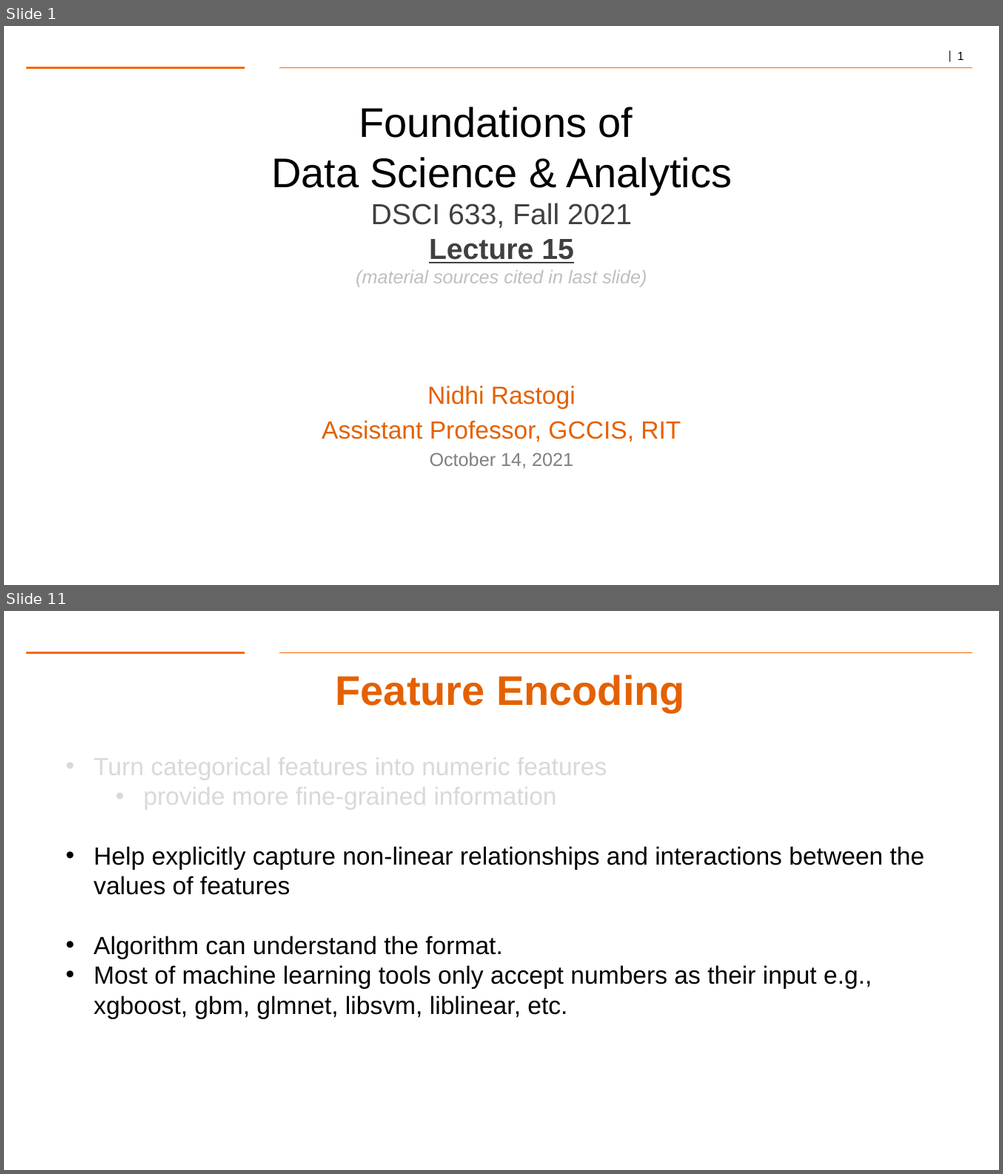
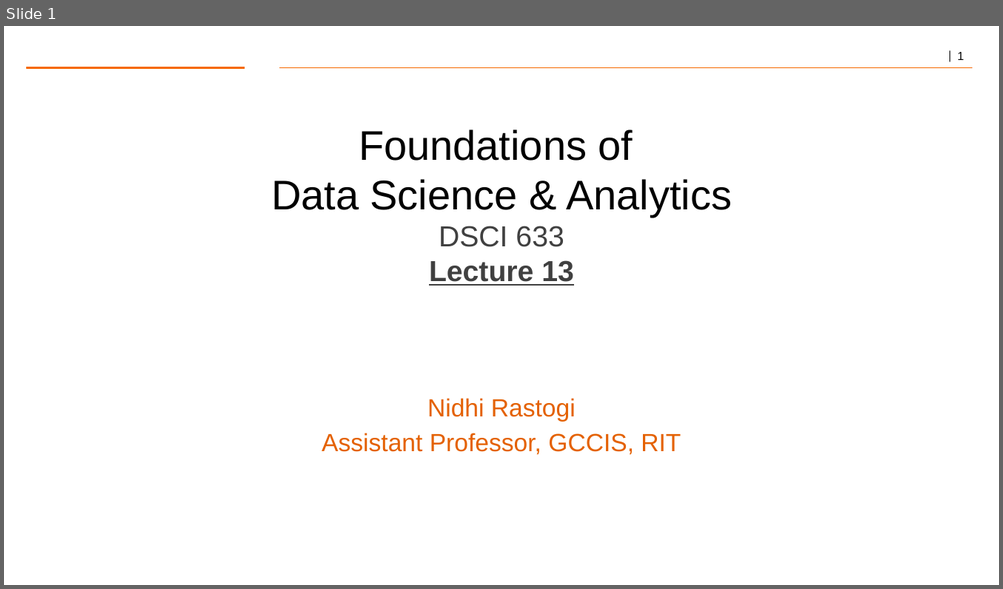
Before and after one commit to gk5951/RIT-DSCI-633-FDS, a slide deck: Syllabus/Lecture13/Lec13.pptx. Shown one above the other, each under a label of ours: slides 1 and 11 before the commit, slide 1 after it; the slides between them are not shown. The pictures are 1003x1174 and 1003x589 pixels, drawn with LibreOffice and Linux fonts; fonts in the diff are those of the drawing; background and template pictures are left out. Boxes give left, top, right and bottom in pixels: in the first picture for what was removed or moved away, otherwise in the second. Text is boxed around its words. In the diff, an @@ line names an element or a change of style, - is before the commit and + after.

```diff
--- a/Syllabus/Lecture13/Lec13.pptx
+++ b/Syllabus/Lecture13/Lec13.pptx
@@ slide 11 removed at (4, 611, 999, 1170), background #FFFFFF; not listed: 2 template elements that a slide beside it also shows @@
@@ title removed at (336, 675, 685, 712) @@
-Feature Encoding
@@ text removed at (94, 753, 925, 1019) @@
-• Turn categorical features into numeric features
-  • provide more fine-grained information
-• Help explicitly capture non-linear relationships and interactions between the values of features
-• Algorithm can understand the format.
-• Most of machine learning tools only accept numbers as their input e.g., xgboost, gbm, glmnet, libsvm, liblinear, etc.
@@ slide 1 changed as well @@
@@ text at (271, 130, 731, 286): text changed @@
-Foundations of
-Data Science & Analytics
-DSCI 633, Fall 2021
-Lecture 15
-(material sources cited in last slide)
+Foundations of
+Data Science & Analytics
+DSCI 633
+Lecture 13
@@ text at (430, 453, 573, 469): paragraph removed @@
-October 14, 2021
```
Also in this commit, not shown: 1 other slide changed, 16 slides added, 35 other slides removed, 11 other files.
